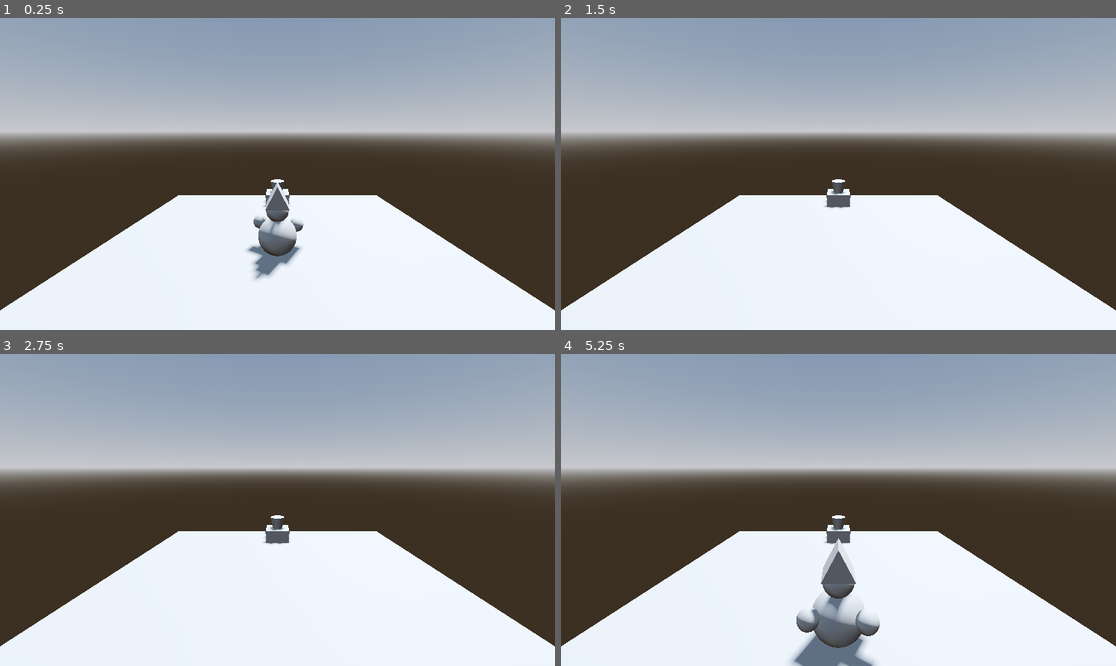
Above: before the commit, frames 1-4 (two rows, left to right).
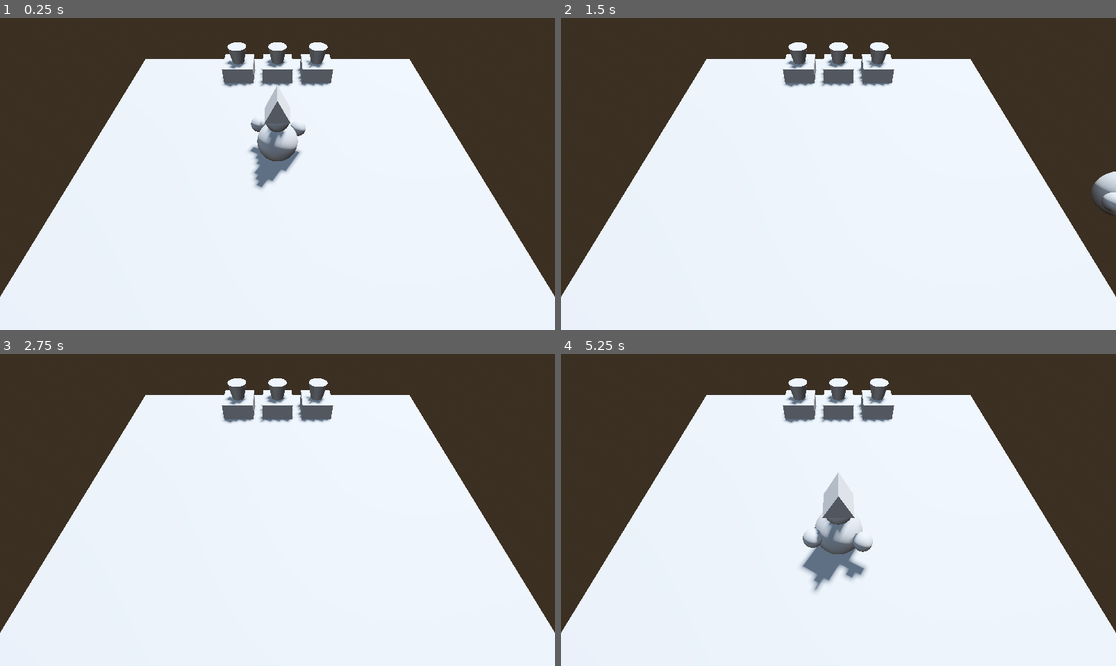
Above: after the commit, the same moments.

Repository: Byteron/potions
Game: Godot game, scene res://src/game/game.tscn
Two runs of this game, one before a commit and one after it. Both use one fixed random seed, a clock stepped at 60 frames per second and the inputs below.
Inputs:
- Up to frame 1 (0.25 s): no input
- Up to frame 2 (1.5 s): tap Enter at 0.5 s; hold D (move_right) 0.53-1.28 s; hold E (interact) 0.53-1.28 s; hold S (move_down) from 1.28 s (still down); tap E (interact) at 1.35 s
- Up to frame 3 (2.75 s): tap Space at 2 s; release S (move_down) at 2.03 s; hold D (move_right) from 2.03 s (still down); hold E (interact) from 2.03 s (still down)
- Up to frame 4 (5.25 s): tap Enter at 2.75 s; release D (move_right) at 2.78 s; release E (interact) at 2.78 s; hold W (move_up) 2.78-3.53 s; tap E (interact) at 2.85, 4.35 s; tap Space at 3.5 s; hold E (interact) 3.53-4.28 s; hold A (move_left) 3.53-5.03 s; hold S (move_down) from 5.03 s (still down); hold E (interact) from 5.03 s (still down)

The runs differ from the first frame. In frame 1, 62% of the frame differs, in the area x 0-100%, y 0-94%; in frame 2, 62%; in frame 3, 61%; in frame 4, 65%, in the area x 0-100%, y 0-100%.

Commit message:
collisions

Diff:
--- a/project.godot
+++ b/project.godot
@@ -13,11 +13,6 @@
 "class": &"Controller",
 "language": &"GDScript",
 "path": "res://src/character/controller.gd"
-}, {
-"base": "Node3D",
-"class": &"Game",
-"language": &"GDScript",
-"path": "res://src/game/game.gd"
 }, {
 "base": "Area3D",
 "class": &"Interactable",
@@ -36,7 +31,6 @@
 }]
 _global_script_class_icons={
 "Controller": "",
-"Game": "",
 "Interactable": "",
 "Interacter": "",
 "TitleScreen": ""
--- a/src/character/character.tscn
+++ b/src/character/character.tscn
@@ -1,7 +1,10 @@
-[gd_scene load_steps=6 format=3 uid="uid://b1qbpsush37j0"]
+[gd_scene load_steps=7 format=3 uid="uid://b1qbpsush37j0"]
 
 [ext_resource type="Script" path="res://src/character/controller.gd" id="2_fkose"]
 [ext_resource type="Script" path="res://src/character/interacter.gd" id="2_omt1l"]
+
+[sub_resource type="CapsuleShape3D" id="CapsuleShape3D_h4cxt"]
+height = 1.86137
 
 [sub_resource type="SphereMesh" id="SphereMesh_8xtrk"]
 radius = 0.5
@@ -11,8 +14,13 @@
 size = Vector3(1, 1, 1)
 
 [sub_resource type="BoxShape3D" id="BoxShape3D_0xggk"]
+size = Vector3(0.709334, 1, 0.795445)
 
-[node name="Character" type="Node3D"]
+[node name="Character" type="CharacterBody3D"]
+
+[node name="CollisionShape3D" type="CollisionShape3D" parent="."]
+transform = Transform3D(1, 0, 0, 0, 1, 0, 0, 0, 1, 0, 0.925832, 0)
+shape = SubResource( "CapsuleShape3D_h4cxt" )
 
 [node name="Body" type="MeshInstance3D" parent="."]
 transform = Transform3D(1, 0, 0, 0, 1, 0, 0, 0, 1, 0, 0.5, 0)
@@ -45,5 +53,5 @@
 script = ExtResource( "2_omt1l" )
 
 [node name="CollisionShape3D" type="CollisionShape3D" parent="Interacter"]
-transform = Transform3D(1, 0, 0, 0, 1, 0, 0, 0, 1, 0, 0.5, -1.18524)
+transform = Transform3D(1, 0, 0, 0, 1, 0, 0, 0, 1, 0, 0.5, -1.02269)
 shape = SubResource( "BoxShape3D_0xggk" )
--- a/src/character/controller.gd
+++ b/src/character/controller.gd
@@ -1,18 +1,17 @@
 extends Node
 class_name Controller
 
-@onready var parent := get_parent()
+@onready var parent: CharacterBody3D = get_parent()
 @export var speed := 8
 
 
 func _process(delta: float) -> void:
-	var next_position: Vector3 = parent.position + get_direction() * speed * delta
+	parent.velocity = get_direction() * speed
 
-	if next_position == parent.position:
-		return
+	if parent.velocity != Vector3.ZERO:
+		parent.look_at(parent.position + parent.velocity, Vector3.UP)
 
-	parent.look_at(next_position, Vector3.UP)
-	parent.position = next_position
+	parent.move_and_slide()
 
 
 func get_direction() -> Vector3:
--- a/src/game/game.gd
+++ /dev/null
@@ -1,10 +0,0 @@
-extends Node3D
-class_name Game
-
-# Called when the node enters the scene tree for the first time.
-func _ready() -> void:
-	pass # Replace with function body.
-
-# Called every frame. 'delta' is the elapsed time since the previous frame.
-func _process(delta: float) -> void:
-	pass
--- a/src/game/game.tscn
+++ b/src/game/game.tscn
@@ -1,6 +1,5 @@
-[gd_scene load_steps=8 format=3 uid="uid://dhnt7piyj3t7t"]
+[gd_scene load_steps=7 format=3 uid="uid://dhnt7piyj3t7t"]
 
-[ext_resource type="Script" path="res://src/game/game.gd" id="1_r2tft"]
 [ext_resource type="PackedScene" uid="uid://b1qbpsush37j0" path="res://src/character/character.tscn" id="2_gea1m"]
 [ext_resource type="PackedScene" uid="uid://ckdjoj3odyhhe" path="res://src/tools/table.tscn" id="3_5nvkf"]
 
@@ -21,7 +20,6 @@
 size = Vector2(10, 10)
 
 [node name="Game" type="Node3D"]
-script = ExtResource( "1_r2tft" )
 
 [node name="WorldEnvironment" type="WorldEnvironment" parent="."]
 environment = SubResource( "Environment_n77bu" )
@@ -34,7 +32,8 @@
 [node name="Character" parent="." instance=ExtResource( "2_gea1m" )]
 
 [node name="Camera3D" type="Camera3D" parent="."]
-transform = Transform3D(1, 0, 0, 0, 0.978807, 0.204786, 0, -0.204786, 0.978807, 0, 3.15511, 4.86449)
+transform = Transform3D(1, 0, 0, 0, 0.63299, 0.77416, 0, -0.77416, 0.63299, 0, 5.1687, 4.86449)
+fov = 60.0
 
 [node name="MeshInstance3D" type="MeshInstance3D" parent="."]
 transform = Transform3D(1, 0, 0, 0, 0, 1, 0, -1, 0, 0, 0, 0)
@@ -43,4 +42,10 @@
 [node name="Table" parent="." instance=ExtResource( "3_5nvkf" )]
 transform = Transform3D(1, 0, 0, 0, 1, 0, 0, 0, 1, 0, 0.259137, -3.85258)
 
+[node name="Table2" parent="." instance=ExtResource( "3_5nvkf" )]
+transform = Transform3D(1, 0, 0, 0, 1, 0, 0, 0, 1, 1.31749, 0.259137, -3.85258)
+
+[node name="Table3" parent="." instance=ExtResource( "3_5nvkf" )]
+transform = Transform3D(1, 0, 0, 0, 1, 0, 0, 0, 1, -1.31595, 0.259137, -3.85258)
+
 [editable path="Character"]
--- a/src/tools/table.tscn
+++ b/src/tools/table.tscn
@@ -1,13 +1,21 @@
-[gd_scene load_steps=3 format=3 uid="uid://ckdjoj3odyhhe"]
+[gd_scene load_steps=4 format=3 uid="uid://ckdjoj3odyhhe"]
 
 [ext_resource type="PackedScene" uid="uid://cr5n7b61ucrh3" path="res://src/tools/pot.tscn" id="1_rkcwk"]
 
-[sub_resource type="BoxMesh" id="BoxMesh_vm0f3"]
+[sub_resource type="BoxMesh" id="BoxMesh_ah76e"]
 size = Vector3(1, 0.5, 1)
 
-[node name="Table" type="MeshInstance3D"]
+[sub_resource type="BoxShape3D" id="BoxShape3D_no23q"]
+size = Vector3(1, 0.5, 1)
+
+[node name="Table" type="StaticBody3D"]
 transform = Transform3D(1, 0, 0, 0, 1, 0, 0, 0, 1, 0, 0.268619, 0)
-mesh = SubResource( "BoxMesh_vm0f3" )
 
 [node name="Pot" parent="." instance=ExtResource( "1_rkcwk" )]
 transform = Transform3D(1, 0, 0, 0, 1, 0, 0, 0, 1, 0, 0.253144, 0)
+
+[node name="MeshInstance3D" type="MeshInstance3D" parent="."]
+mesh = SubResource( "BoxMesh_ah76e" )
+
+[node name="CollisionShape3D" type="CollisionShape3D" parent="."]
+shape = SubResource( "BoxShape3D_no23q" )
